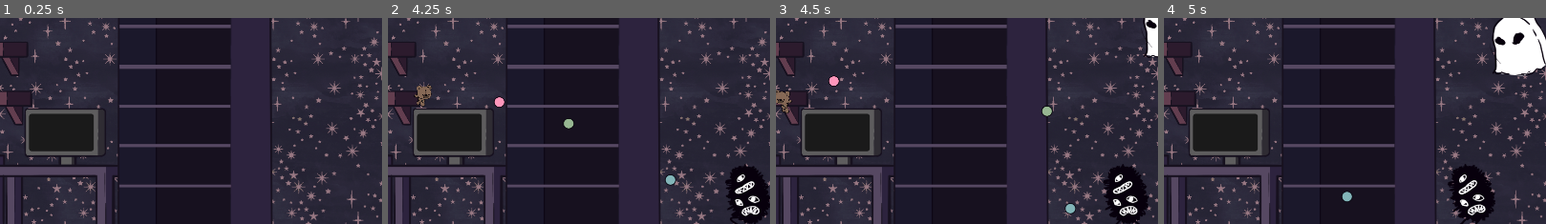
Above: before the commit, frames 1-4 (left to right).
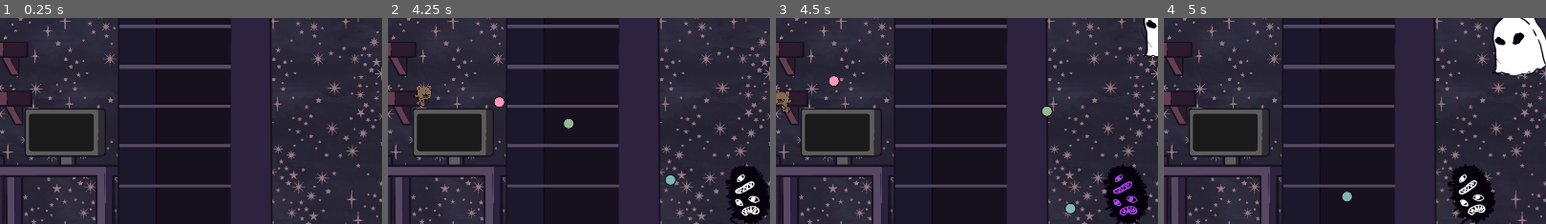
Above: after the commit, the same moments.

Repository: Karanval/CatStack
Game: Godot game, scene res://Scenes/TestScene/TestScene.tscn
Two runs of this game, one before a commit and one after it. Both use one fixed random seed, a clock stepped at 60 frames per second and the inputs below.
Inputs (mouse positions are % of the whole screen's width and height, from its top left):
- Up to frame 1 (0.25 s): no input
- Up to frame 2 (4.25 s): tap Enter at 0.5 s; move the mouse to (72, 47) at 0.52 s; press the mouse at (72, 47) at 0.53 s; hold D (Right) 0.53-2.03 s; tap Space (Jump) at 0.77, 1.52, 3.02, 3.77 s; move the mouse to (30, 57) at 1.27 s; release the mouse at (30, 57) at 1.28 s; click (30, 57) at 1.35 s; move the mouse to (60, 29) at 2.02 s; press the mouse at (60, 29) at 2.03 s; hold A (Left) 2.03-2.78 s; move the mouse to (45, 73) at 2.77 s; release the mouse at (45, 73) at 2.78 s; hold D (Right) from 2.78 s (still down); click (45, 73) at 2.85 s; move the mouse to (80, 68) at 3.52 s; press the mouse at (80, 68) at 3.53 s
- Up to frame 3 (4.5 s): move the mouse to (20, 36) at 4.27 s; release D (Right) at 4.28 s; release the mouse at (20, 36) at 4.28 s; hold A (Left) from 4.28 s (still down); click (20, 36) at 4.35 s
- Up to frame 4 (5 s): keep holding A (Left); tap Space (Jump) at 4.52 s
The pictures show only the part of the screen within x 50-100%, y 38-88%; the shares and areas given below are measured in that part.

Frames 1-2 are identical in both runs. In frame 3, 0.5% of the frame differs, in the area x 88-95%, y 75-97%; in frame 4, nothing differs.

Commit message:
Add some dmg effects

Diff:
--- a/Scenes/Monsters/BaseMonster.gd
+++ b/Scenes/Monsters/BaseMonster.gd
@@ -16,27 +16,27 @@
 @export var health := HEALTH
 @export var speed_modifier := 1
 
-#var tween: Tween
+var damage_tween: Tween
 var state := MonsterState.MOVING
 
 func _ready() -> void:
 	contact_monitor = true
 	max_contacts_reported = 1
-	#var modulate_color = modulate
-	#tween = create_tween()
-	#tween.pause()
-	#tween.tween_property($Sprite, "modulate", Color.RED, 0.2)
-	#tween.tween_property($Sprite, "modulate", modulate_color, 0.2)
 
 func take_damage(damage: int):
 	health -= damage
-	#tween.play()
+	if damage_tween:
+		damage_tween.kill()
+
 	if health <= 0:
-		#var tween = get_tree().create_tween()
-		#tween.tween_property($Sprite, "modulate", Color.RED, 1).set_trans(Tween.TRANS_SINE)
-		#tween.tween_property($Sprite, "scale", Vector2(), 1).set_trans(Tween.TRANS_BOUNCE)
-		#tween.tween_callback($Sprite.queue_free)
-		call_deferred("queue_free")
+		damage_tween = create_tween()
+		damage_tween.tween_property($Sprite2D, "modulate", Color.TRANSPARENT, 0.1)
+		damage_tween.tween_callback(queue_free)
+	else:
+		damage_tween = create_tween()
+		damage_tween.tween_property($Sprite2D, "modulate", Color.PURPLE, 0.1)
+		damage_tween.tween_property($Sprite2D, "modulate", modulate, 0.1)
+
 
 func _physics_process(delta: float) -> void:
 	if state == MonsterState.MOVING:
